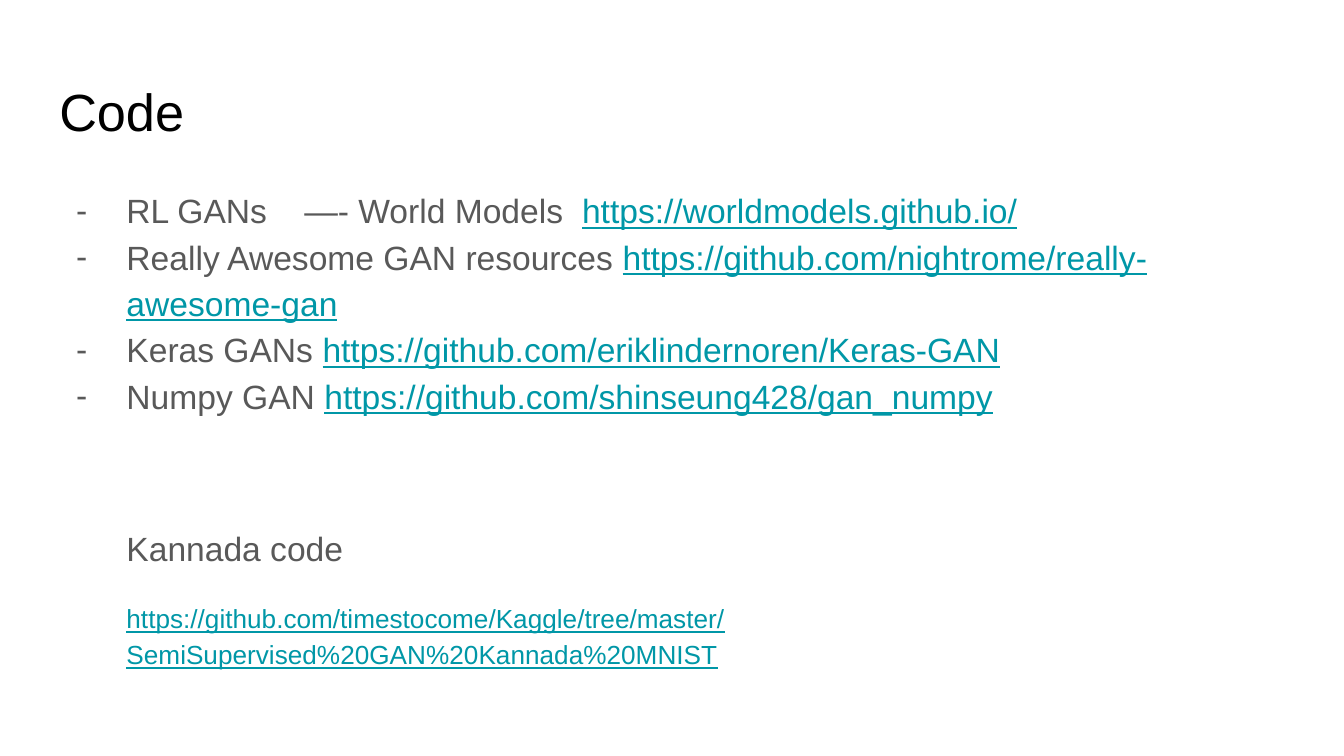
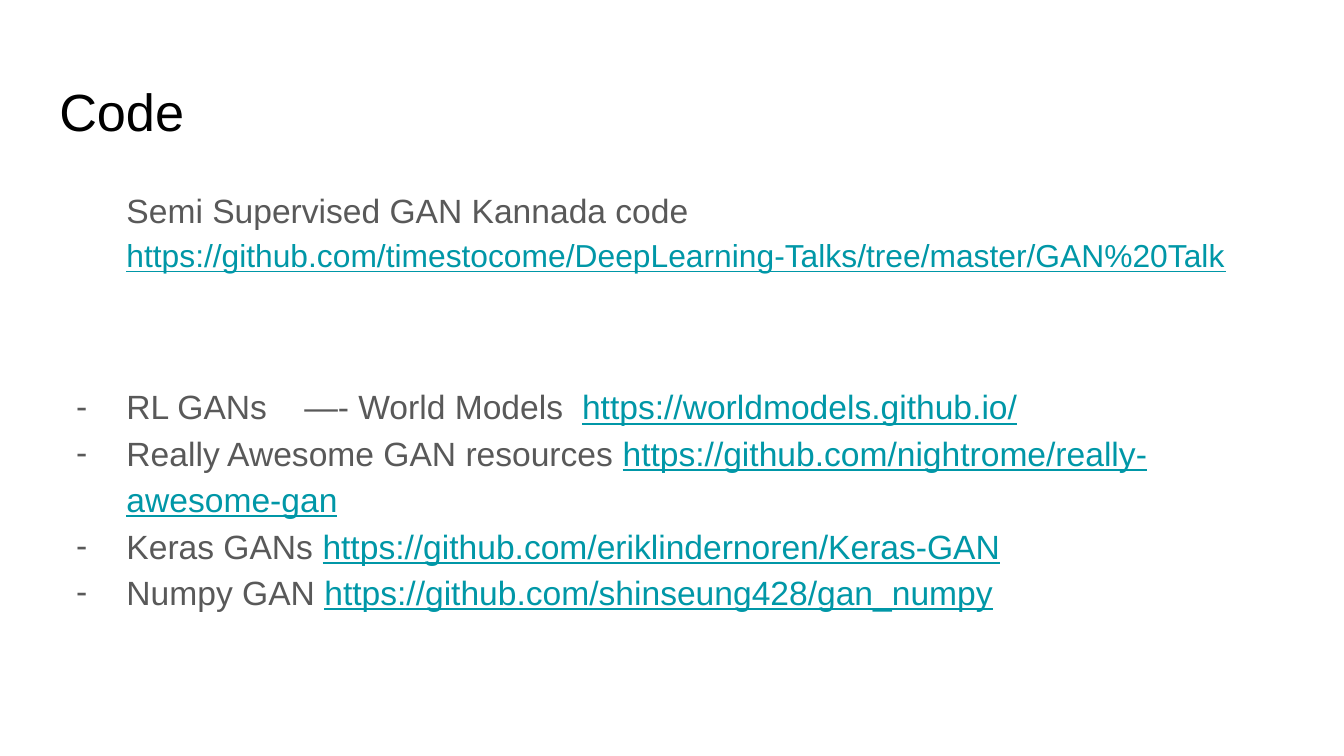
Before and after one commit to timestocome/DeepLearning-Talks, a slide deck: slide 8 of GAN Talk/GANs.pptx (slide 7 before the commit). Drawn at 1344x756 pixels with LibreOffice and Linux fonts; fonts in the diff are those of the drawing. Boxes give left, top, right and bottom in pixels: in the first picture for what was removed or moved away, otherwise in the second. Text is boxed around its words. In the diff, an @@ line names an element or a change of style, - is before the commit and + after.

```diff
--- a/GAN Talk/GANs.pptx
+++ b/GAN Talk/GANs.pptx
@@ text at <box>126,198,1224,273</box>: paragraph added @@
+Semi Supervised GAN Kannada code https://github.com/timestocome/DeepLearning-Talks/tree/master/GAN%20Talk
@@ text at <box>126,394,1017,426</box>: more space between paragraphs @@
@@ text at <box>126,536,724,670</box>: paragraphs removed @@
-Kannada code
-https://github.com/timestocome/Kaggle/tree/master/SemiSupervised%20GAN%20Kannada%20MNIST
```
Also in this commit, not shown: 3 other slides changed, 2 slides added, 1 other file.
